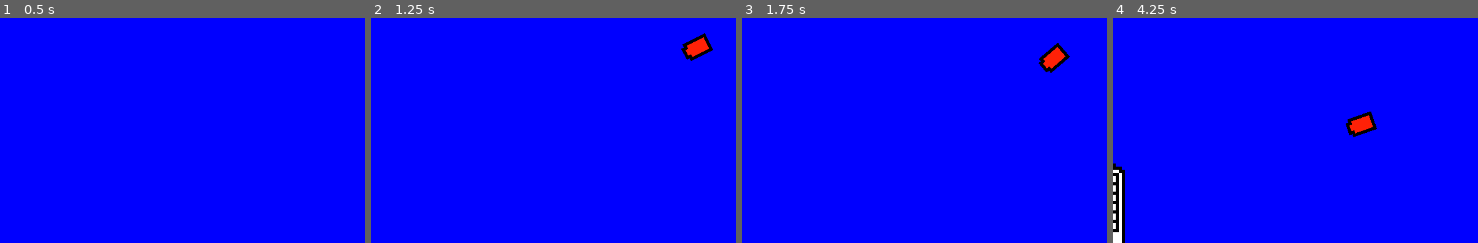
Above: before the commit, frames 1-4 (left to right).
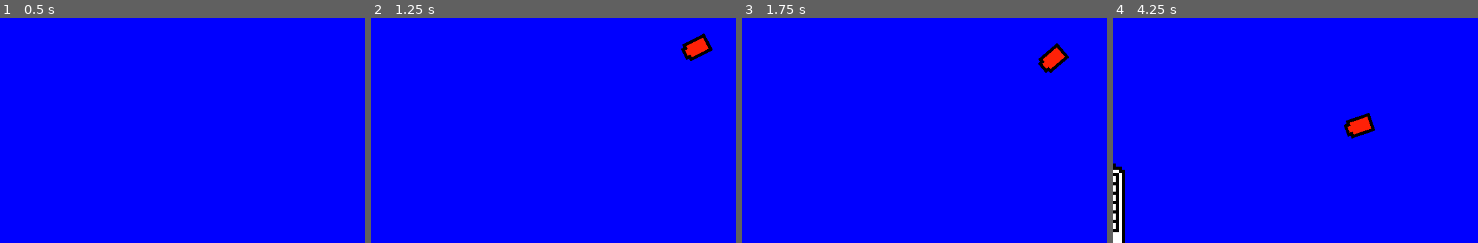
Above: after the commit, the same moments.

Repository: JoeyShapiro/ContainerCaptain
Game: Godot game, scene res://main.tscn
Same seed, same stepped clock (60 frames per second), same inputs: the game is played once before the commit and once after it.
Inputs:
- Up to frame 1 (0.5 s): no input
- Up to frame 2 (1.25 s): tap Enter at 0.5 s; hold Right (move_right) from 0.53 s (still down)
- Up to frame 3 (1.75 s): release Right (move_right) at 1.28 s; hold Down (move_down) from 1.28 s (still down)
- Up to frame 4 (4.25 s): release Down (move_down) at 2.03 s; hold Right (move_right) 2.03-2.78 s; hold Up (move_up) 2.78-3.53 s; hold Left (move_left) from 3.53 s (still down)
The pictures show only the part of the screen within x 50-100%, y 15-65%; the shares and areas given below are measured in that part.

Frame 1 is identical in both runs. In frame 2, less than 0.1% of the frame differs, in the area x 84-94%, y 6-20%; in frame 3, 0.1%; in frame 4, 0.4%, in the area x 63-73%, y 41-54%.

Commit message:
proper collision

Diff:
--- a/pirateRam.gd
+++ b/pirateRam.gd
@@ -1,17 +1,30 @@
-extends RigidBody2D
+extends CharacterBody2D
 
 @export var path_to_player = '../Player'
 var player
+@export var ram_cooldown = 1
+var ram_timer
 
 # Called when the node enters the scene tree for the first time.
 func _ready():
 	player = get_node(path_to_player) # seems bad, but eh
-
+	ram_timer = 0
 
 # Called every frame. 'delta' is the elapsed time since the previous frame.
 func _process(delta):
 	var r = get_angle_to(player.position)
 
 	rotation += r
-	position += Vector2(cos(rotation), sin(rotation))
+
+	velocity = Vector2(cos(rotation), sin(rotation))
+	if ram_timer > 0:
+		ram_timer -= delta
+		velocity = Vector2.ZERO
+
+	position += velocity
 	rotation += PI/2 # or could minus from everywhere
+
+func _physics_process(delta):
+	var collision_body = move_and_collide(velocity * delta)
+	if collision_body:
+		ram_timer = ram_cooldown
--- a/pirateRam.tscn
+++ b/pirateRam.tscn
@@ -18,8 +18,7 @@
 radius = 38.0
 height = 128.0
 
-[node name="RigitBody2D" type="RigidBody2D" groups=["enemy"]]
-gravity_scale = 2.66454e-15
+[node name="CharacterBody2D" type="CharacterBody2D" groups=["enemy"]]
 script = ExtResource("1_137oy")
 metadata/_edit_group_ = true
 
--- a/player.gd
+++ b/player.gd
@@ -1,4 +1,4 @@
-extends Area2D
+extends CharacterBody2D
 signal hit
 
 @export var speed = 400 # How fast the player will move (pixels/sec).
@@ -32,7 +32,6 @@
 	position += velocity * delta
 	position = position.clamp(Vector2.ZERO, screen_size)
 
-
 func _on_body_entered(body):
 	#hide() # Player disappears after being hit.
 	hit.emit()
--- a/player.tscn
+++ b/player.tscn
@@ -23,7 +23,7 @@
 radius = 41.0
 height = 132.0
 
-[node name="Player" type="Area2D"]
+[node name="Player" type="CharacterBody2D"]
 script = ExtResource("1_uaiom")
 metadata/_edit_group_ = true
 
@@ -34,5 +34,3 @@
 
 [node name="CollisionShape2D" type="CollisionShape2D" parent="."]
 shape = SubResource("CapsuleShape2D_p445x")
-
-[connection signal="body_entered" from="." to="." method="_on_body_entered"]
Binary file added: Nov-04-2023 23-05-10.gif
